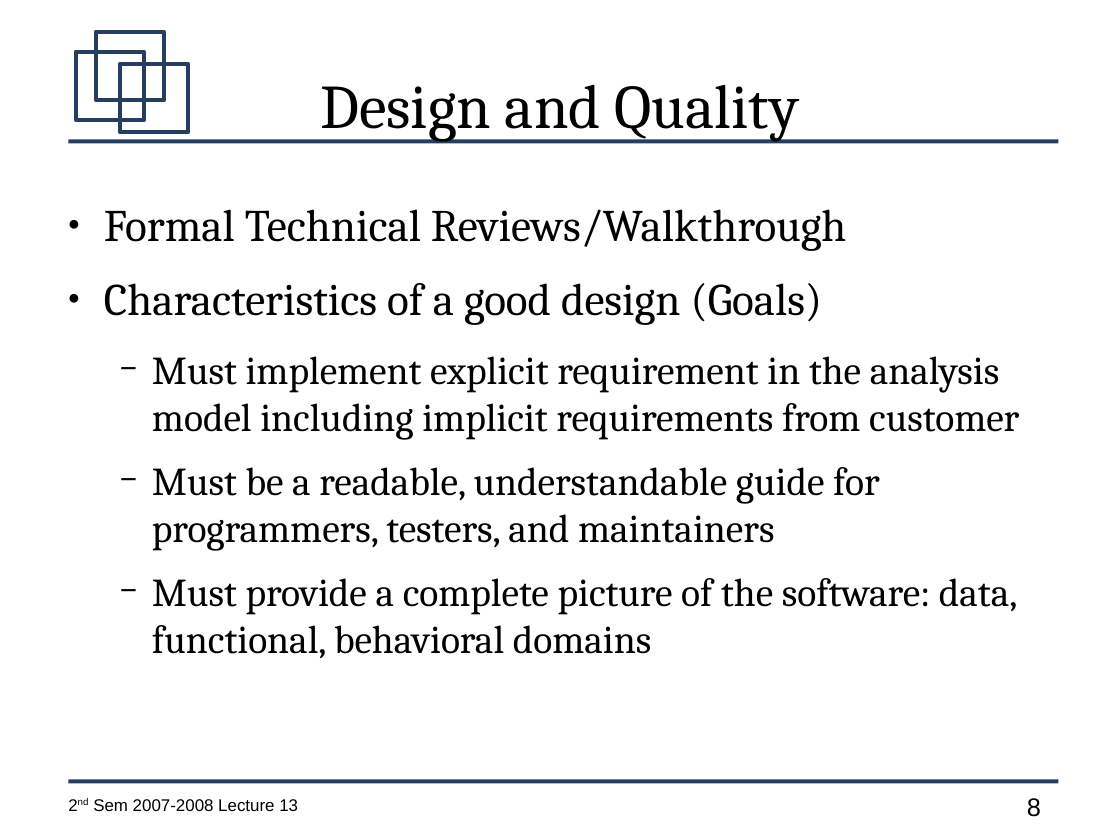
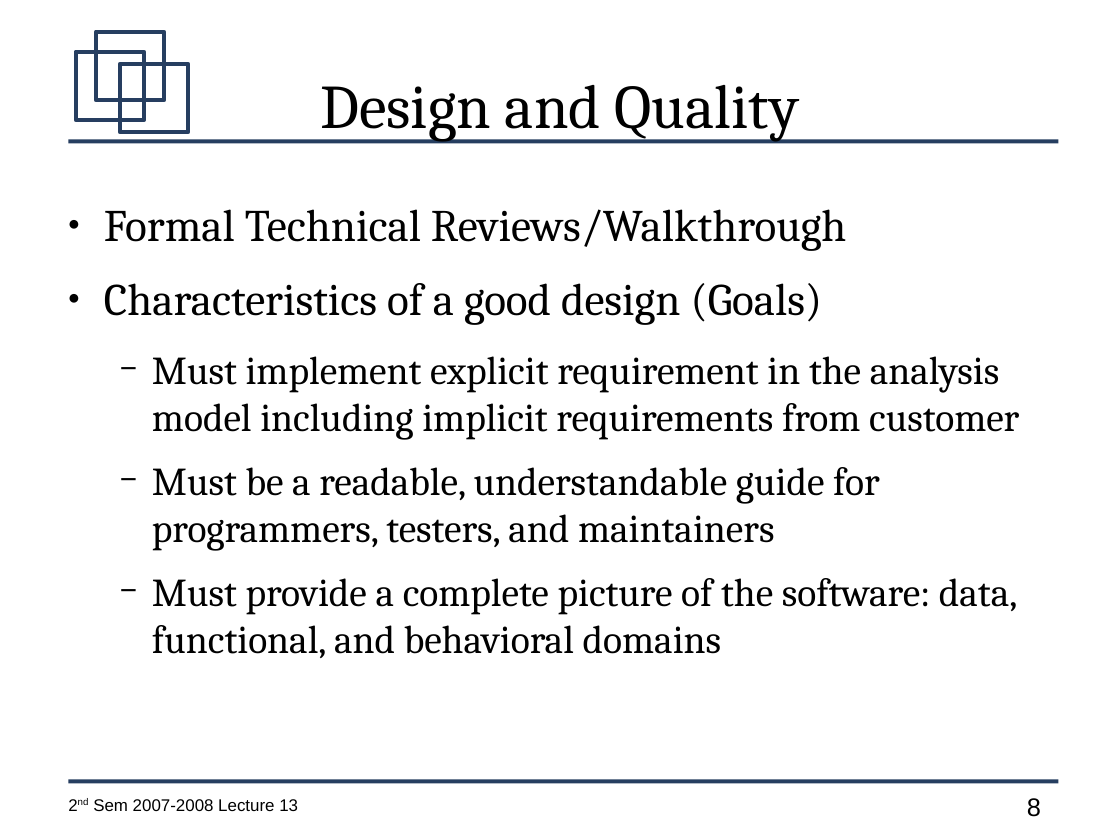
Before and after one commit to jachermocilla/jach-homepage, a slide deck: slide 8 of CMSC128-2nd-Sem-2007-L13.odp. Drawn at 1120x840 pixels with LibreOffice and Linux fonts; fonts in the diff are those of the drawing. Boxes give left, top, right and bottom in pixels: in the first picture for what was removed or moved away, otherwise in the second. Text is boxed around its words. In the diff, an @@ line names an element or a change of style, - is before the commit and + after.

```diff
--- a/CMSC128-2nd-Sem-2007-L13.odp
+++ b/CMSC128-2nd-Sem-2007-L13.odp
@@ text at [152,578,1018,658]: text changed @@
-  − Must provide a complete picture of the software: data, functional, behavioral domains
+  − Must provide a complete picture of the software: data, functional, and behavioral domains
```
